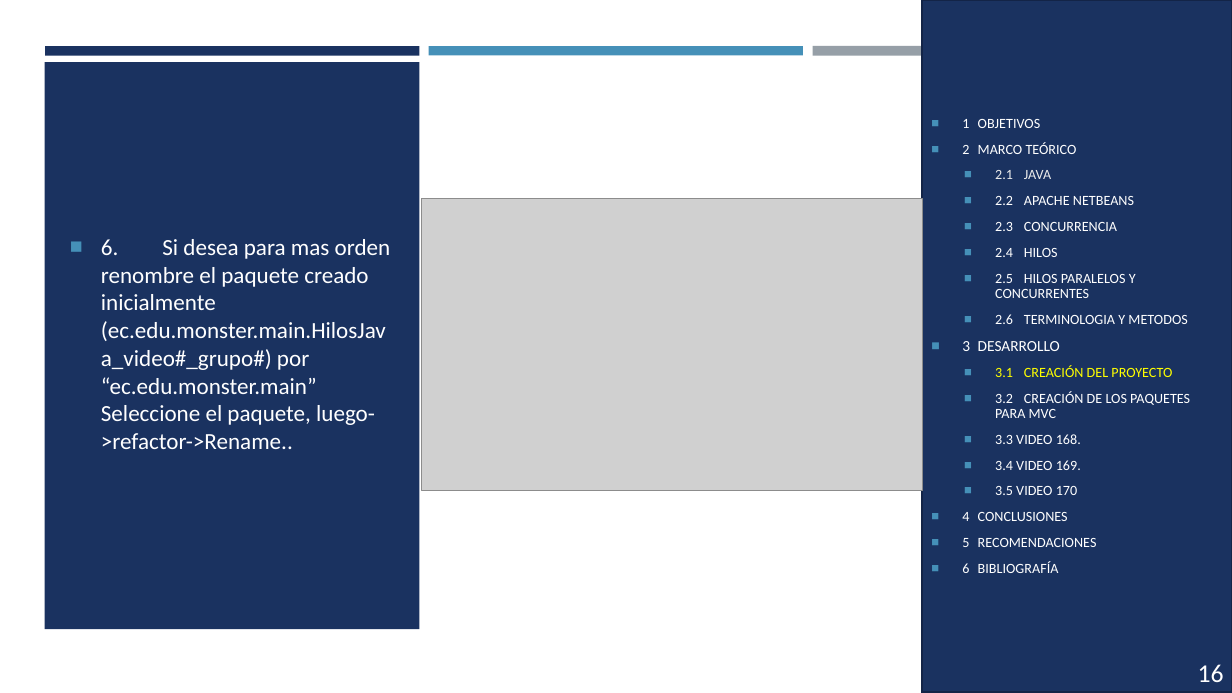
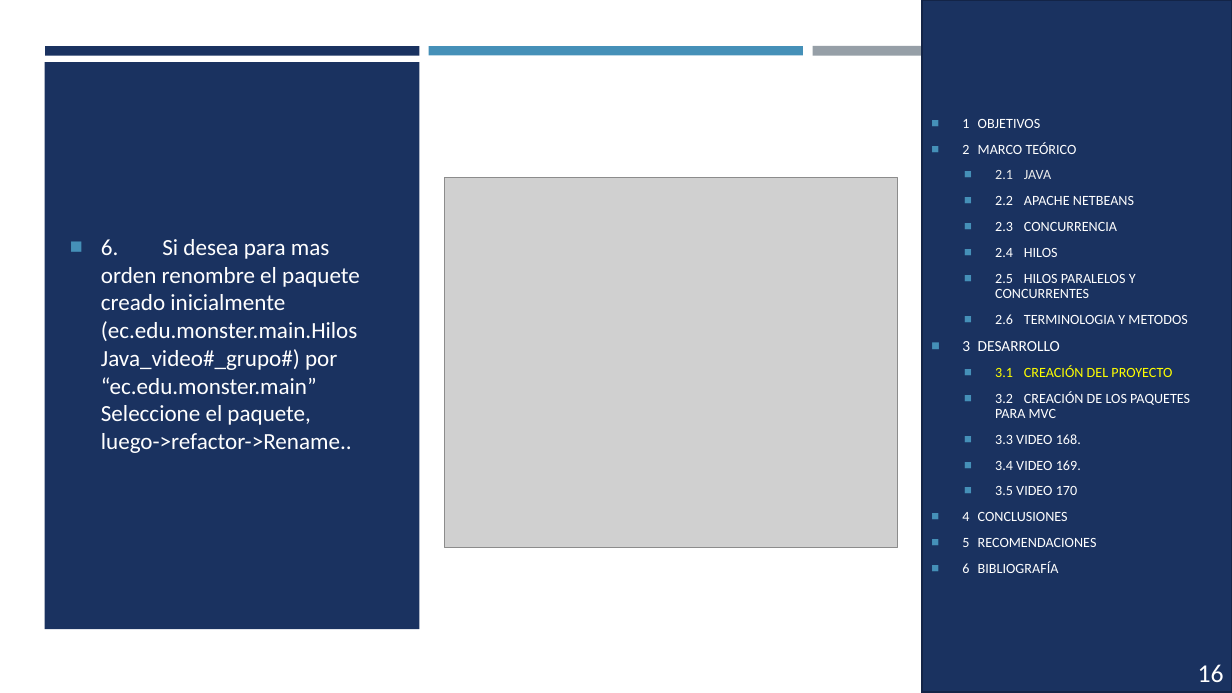
Before and after one commit to andrespallango/Aplicaciones_Distribuidas_Java_DotNET, a slide deck: slide 13 of HilosJava_Grupo2/DOCUMENTACION/HilosJava_168_169_170_Grupo2.pptx. Drawn at 1232x693 pixels with LibreOffice and Linux fonts; fonts in the diff are those of the drawing; grey boxes stand for pictures. Boxes give left, top, right and bottom in pixels: in the first picture for what was removed or moved away, otherwise in the second. Text is boxed around its words. In the diff, an @@ line names an element or a change of style, - is before the commit and + after.

```diff
--- a/HilosJava_Grupo2/DOCUMENTACION/HilosJava_168_169_170_Grupo2.pptx
+++ b/HilosJava_Grupo2/DOCUMENTACION/HilosJava_168_169_170_Grupo2.pptx
@@ text "6. Si desea para mas ..." rewrapped from (x1=101, y1=239, x2=391, y2=449) to (x1=101, y1=239, x2=360, y2=453) @@
@@ picture resized from (x1=421, y1=199, x2=922, y2=491) to (x1=445, y1=177, x2=897, y2=548) @@
```
Also in this commit, not shown: 17 other slides changed, 1 other file.
